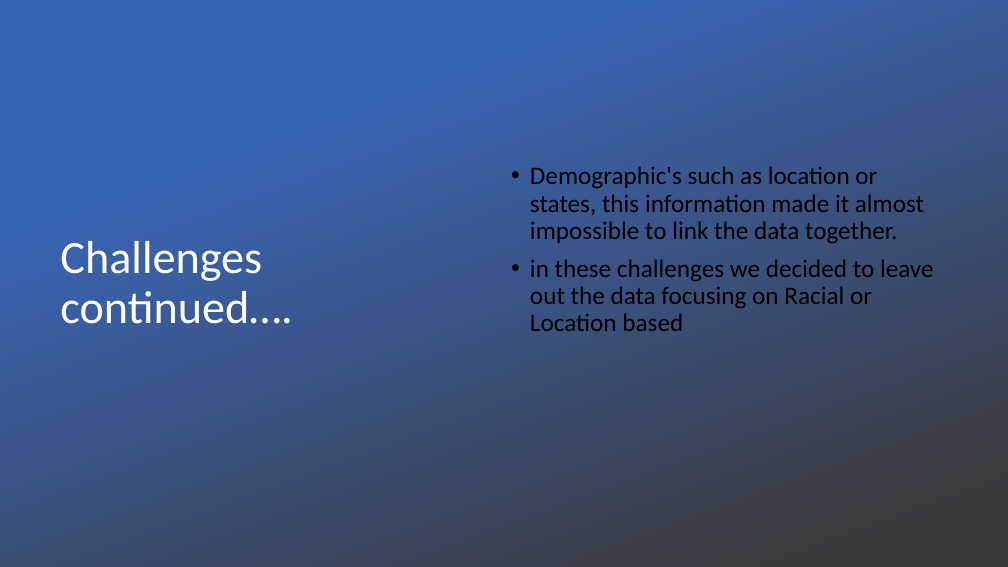
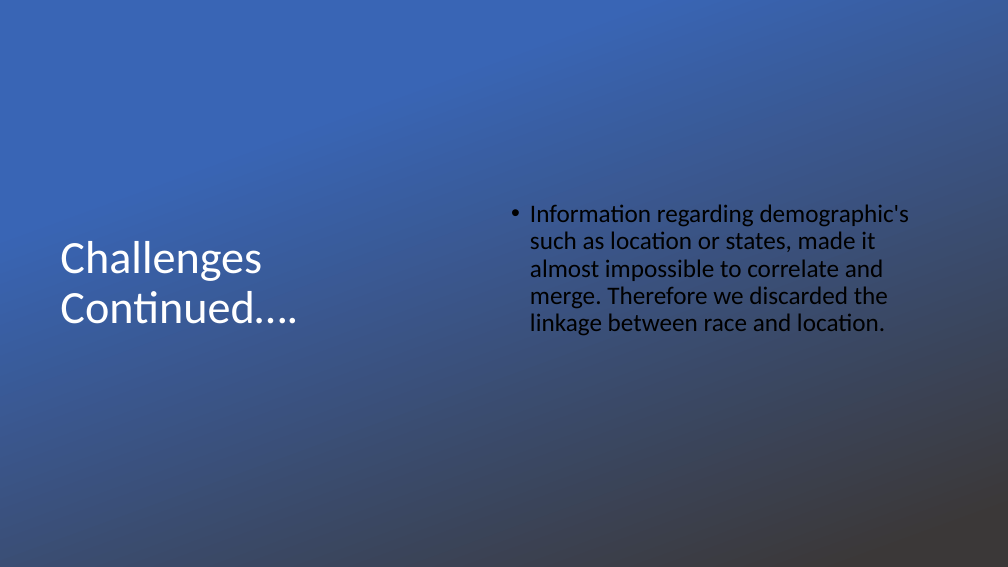
Before and after one commit to vlee2020/UCI-Project1-Group5, a slide deck: slide 4 of Presentation/Fertility Rates in the US.pptx. Drawn at 1008x567 pixels with LibreOffice and Linux fonts; fonts in the diff are those of the drawing; background and template pictures are left out. Boxes give left, top, right and bottom in pixels: in the first picture for what was removed or moved away, otherwise in the second. Text is boxed around its words. In the diff, an @@ line names an element or a change of style, - is before the commit and + after.

```diff
--- a/Presentation/Fertility Rates in the US.pptx
+++ b/Presentation/Fertility Rates in the US.pptx
@@ text at (x1=530, y1=204, x2=910, y2=335): text changed @@
-• Demographic's such as location or states, this information made it almost impossible to link the data together.
-• in these challenges we decided to leave out the data focusing on Racial or Location based
+• Information regarding demographic's such as location or states, made it almost impossible to correlate and merge. Therefore we discarded the linkage between race and location.
@@ title at (x1=60, y1=241, x2=298, y2=324): text changed @@
-Challenges continued….
+Challenges Continued….
```
Also in this commit, not shown: 4 other slides changed, 2 other files.
